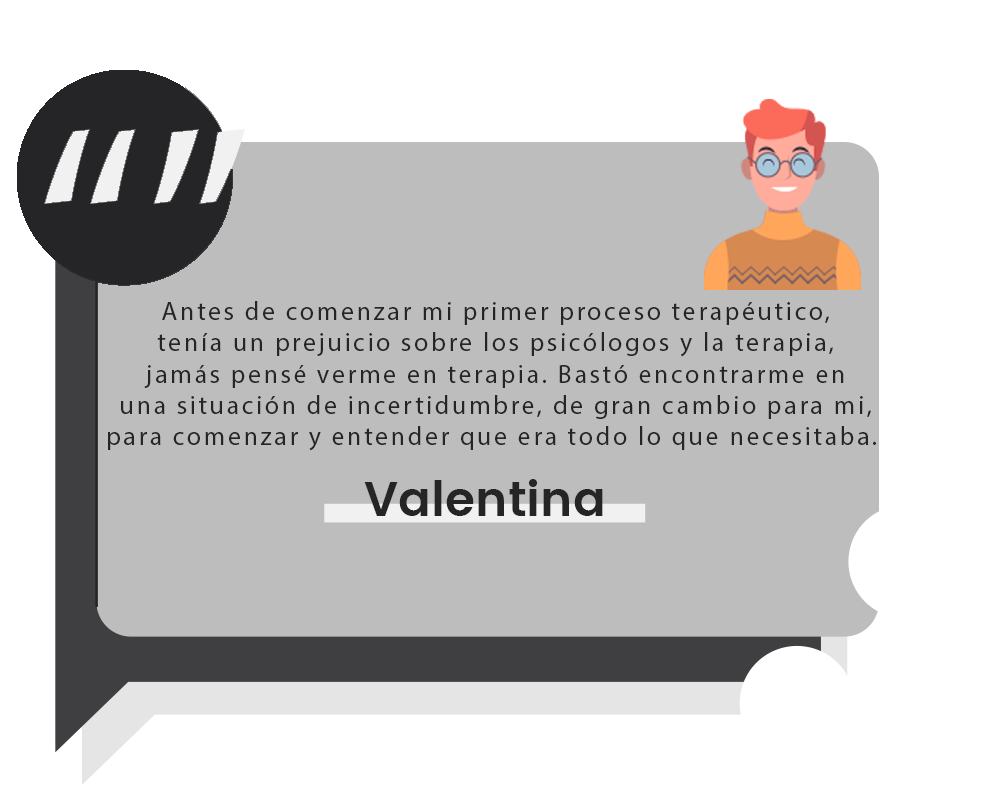
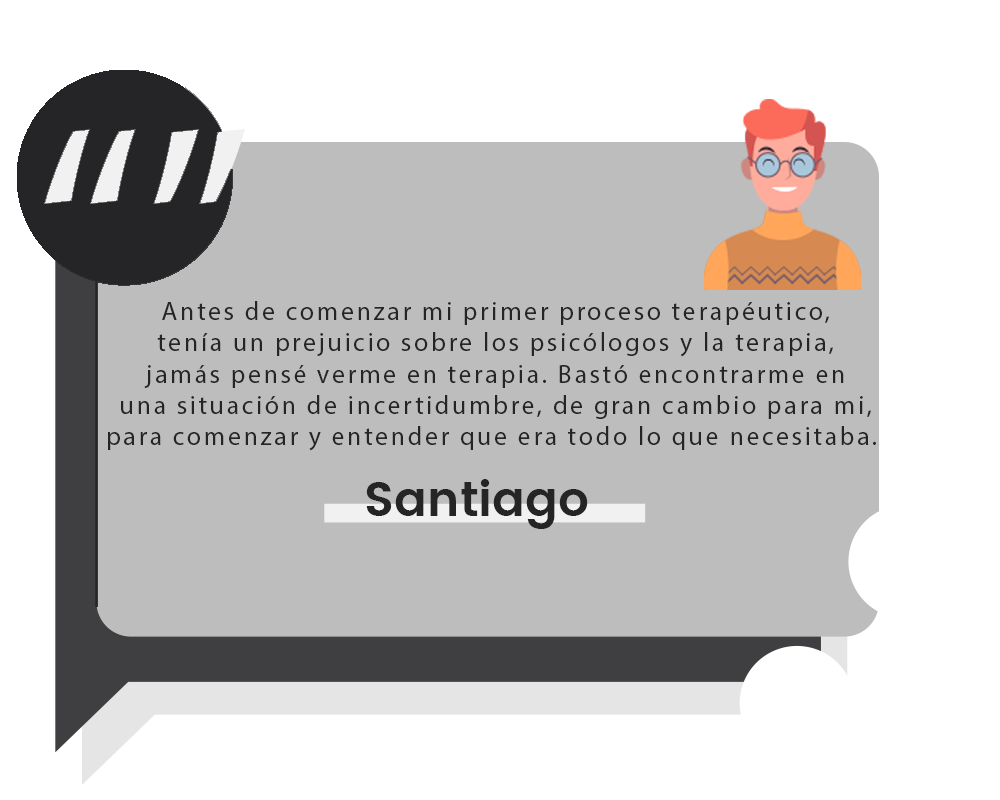
Comparing the layer stacks of the two 1000x800 images. Changes:
showed "Santiago" over [366, 479, 588, 529]
hid "Valentina" over [364, 479, 603, 516]
